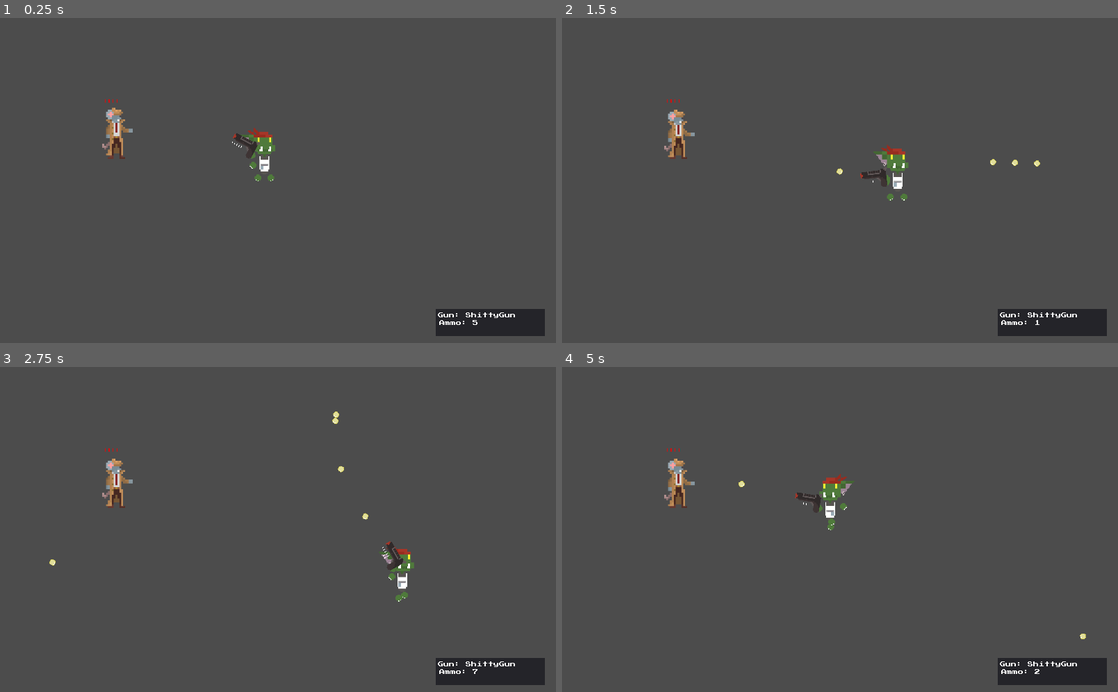
Above: before the commit, frames 1-4 (two rows, left to right).
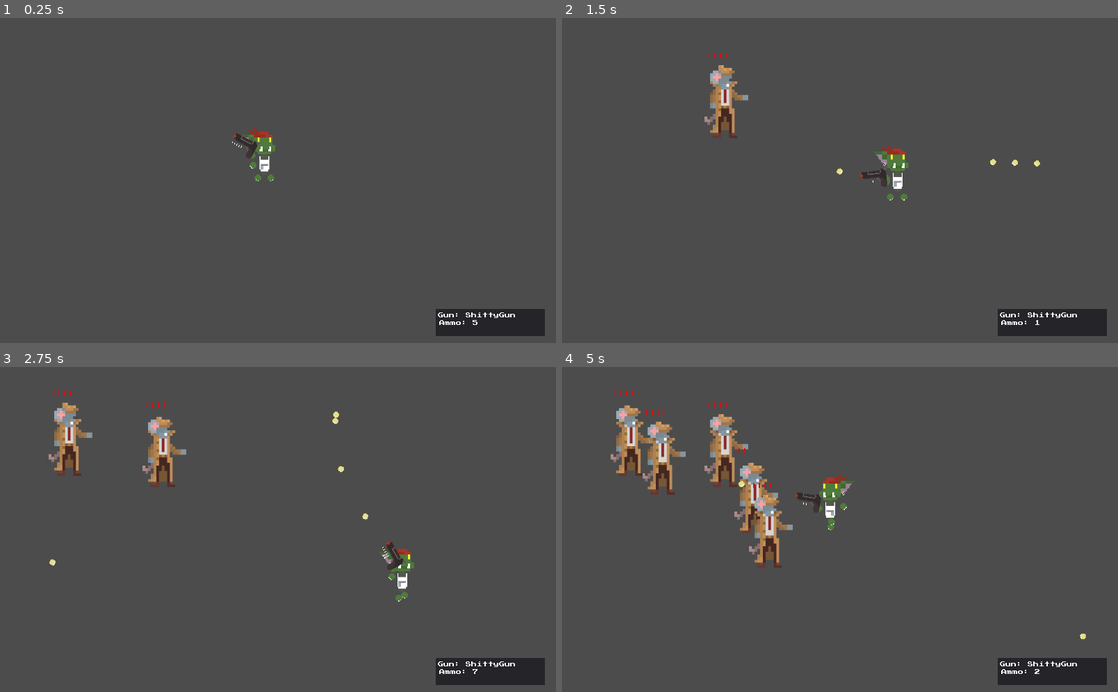
Above: after the commit, the same moments.

Repository: Hemogloben/shooty
Game: Godot game, scene res://Game.tscn
The game is run twice, just before and just after one commit, with the same random seed, the same clock (stepped at 60 frames per second) and the same inputs.
Inputs (mouse positions are in pixels of both pictures, inside the frame that each line leads up to):
- Up to frame 1 (0.25 s): no input
- Up to frame 2 (1.5 s): move the mouse to (962, 164) at 0.52 s; press the mouse at (962, 164) at 0.53 s; hold D (move_right) 0.53-1.28 s; move the mouse to (728, 196) at 1.27 s; release the mouse at (728, 196) at 1.28 s; hold S (move_down) from 1.28 s (still down); click (728, 196) at 1.35 s
- Up to frame 3 (2.75 s): move the mouse to (333, 458) at 2.02 s; release S (move_down) at 2.03 s; press the mouse at (333, 458) at 2.03 s; hold D (move_right) from 2.03 s (still down)
- Up to frame 4 (5 s): move the mouse to (812, 594) at 2.77 s; release D (move_right) at 2.78 s; release the mouse at (812, 594) at 2.78 s; hold W (move_up) 2.78-3.53 s; click (812, 594) at 2.85 s; move the mouse to (1006, 578) at 3.52 s; press the mouse at (1006, 578) at 3.53 s; hold A (move_left) from 3.53 s (still down); move the mouse to (673, 480) at 4.27 s; release the mouse at (673, 480) at 4.28 s; click (673, 480) at 4.35 s

The runs differ from the first frame. In frame 1, 0.4% of the frame differs, in the area x 18-24%, y 25-44%; in frame 2, 1.3%; in frame 3, 2.2%; in frame 4, 4.6%, in the area x 8-42%, y 7-62%.

Commit message:
Randomly Spawning Enemies

Diff:
--- a/Enemy.tscn
+++ b/Enemy.tscn
@@ -42,19 +42,19 @@
 script = ExtResource( 18 )
 
 [node name="CollisionShape2D" type="CollisionShape2D" parent="." groups=["mobs"]]
-position = Vector2( 307, 304 )
+position = Vector2( 0.857147, -0.999969 )
 shape = SubResource( 6 )
 
 [node name="enemy_sprite" type="AnimatedSprite" parent="."]
-position = Vector2( 319, 297 )
+position = Vector2( 12.8571, -8 )
 frames = SubResource( 7 )
 animation = "walk"
 
 [node name="health_bar" type="Label" parent="."]
-margin_left = 272.0
-margin_top = 215.0
-margin_right = 333.0
-margin_bottom = 236.0
+margin_left = -34.1429
+margin_top = -90.0
+margin_right = 26.8571
+margin_bottom = -69.0
 theme = ExtResource( 19 )
 custom_colors/font_color = Color( 0.847059, 0.0627451, 0.0627451, 1 )
 text = "|"
--- a/Game.tscn
+++ b/Game.tscn
@@ -11,8 +11,7 @@
 
 [node name="LevelManager" type="Node2D" parent="."]
 script = ExtResource( 3 )
-
-[node name="Enemy" parent="." instance=ExtResource( 2 )]
+Enemy = ExtResource( 2 )
 
 [node name="HUD" type="Node" parent="."]
 
@@ -47,3 +46,7 @@
 margin_bottom = 35.0
 theme = ExtResource( 4 )
 text = "Ammo: "
+
+[node name="EnemyPool" type="Node2D" parent="."]
+
+[node name="BulletPool" type="Node2D" parent="."]
--- a/LevelManager.gd
+++ b/LevelManager.gd
@@ -1,16 +1,38 @@
 extends Node2D
 
 
-# Declare member variables here. Examples:
-# var a = 2
-# var b = "text"
+export (PackedScene) var Enemy
+var enemy_pool = null
+
+var spawn_timer = Timer.new()
+export var enemy_spawn_time = 1
 
 
 # Called when the node enters the scene tree for the first time.
 func _ready():
-	pass # Replace with function body.
+	randomize()
+	enemy_pool = get_node_or_null("/root/Node2D/EnemyPool")
+	if (!enemy_pool):
+		enemy_pool = get_node("/root")
+	spawn_timer.connect("timeout", self, "CreateEnemy")
+	spawn_timer.wait_time = enemy_spawn_time
+	spawn_timer.one_shot = false
+	add_child(spawn_timer)
+	spawn_timer.start()
 
 
 # Called every frame. 'delta' is the elapsed time since the previous frame.
 #func _process(delta):
 #	pass
+
+func CreateEnemy():
+	var e = Enemy.instance()
+	enemy_pool.add_child(e)
+	var x_range = Vector2(100, 400)
+	var y_range = Vector2(100, 400)
+
+	var random_x = randi() % int(x_range[1]- x_range[0]) + 1 + x_range[0]
+	var random_y =  randi() % int(y_range[1]-y_range[0]) + 1 + y_range[0]
+	var random_pos = Vector2(random_x, random_y)
+
+	e.transform = Transform2D.IDENTITY.translated(random_pos)
--- a/shitty_gun.gd
+++ b/shitty_gun.gd
@@ -3,7 +3,6 @@
 
 var Name = "ShittyGun"
 export (PackedScene) var Bullet
-onready var in_scene_bullet = get_node("/root/Node2D/BulletPool/Bullet")
 var can_shoot = true ##if you are able to shoot, related to between_shots
 export var between_shots = .25
 onready var firerate = $cooldown
@@ -13,6 +12,8 @@
 onready var has_hud = get_node_or_null("/root/Node2D/HUD") != null
 onready var hud_weapon_box_name_ui = get_node("/root/Node2D/HUD/WeaponHUD/Container/Panel/WeaponName")
 onready var hud_weapon_box_ammo_count_ui = get_node("/root/Node2D/HUD/WeaponHUD/Container/Panel/AmmoCount")
+
+var bullet_pool = null
 
 #func _init():
 	#self.weapon_box_ui = get_node("/root/weapon_box_ui")
@@ -35,6 +36,9 @@
 		hud_weapon_box_name_ui.text = "Gun: " + Name
 		hud_weapon_box_ammo_count_ui.text = "Ammo: " + str(magazine_current)
 	print(magazine_current)
+	bullet_pool = get_node_or_null("/root/Node2D/BulletPool")
+	if (!bullet_pool):
+		bullet_pool = get_node("/root")
 
 func _on_cooldown_timeout():
 	can_shoot = true
@@ -59,7 +63,7 @@
 func shoot():
 	if can_shoot and magazine_current > 0:
 		var b = Bullet.instance()
-		get_node("/root").add_child(b)
+		bullet_pool.add_child(b)
 		b.transform = $bullet_spawn.global_transform
 		firerate.start(between_shots)
 		can_shoot = false
